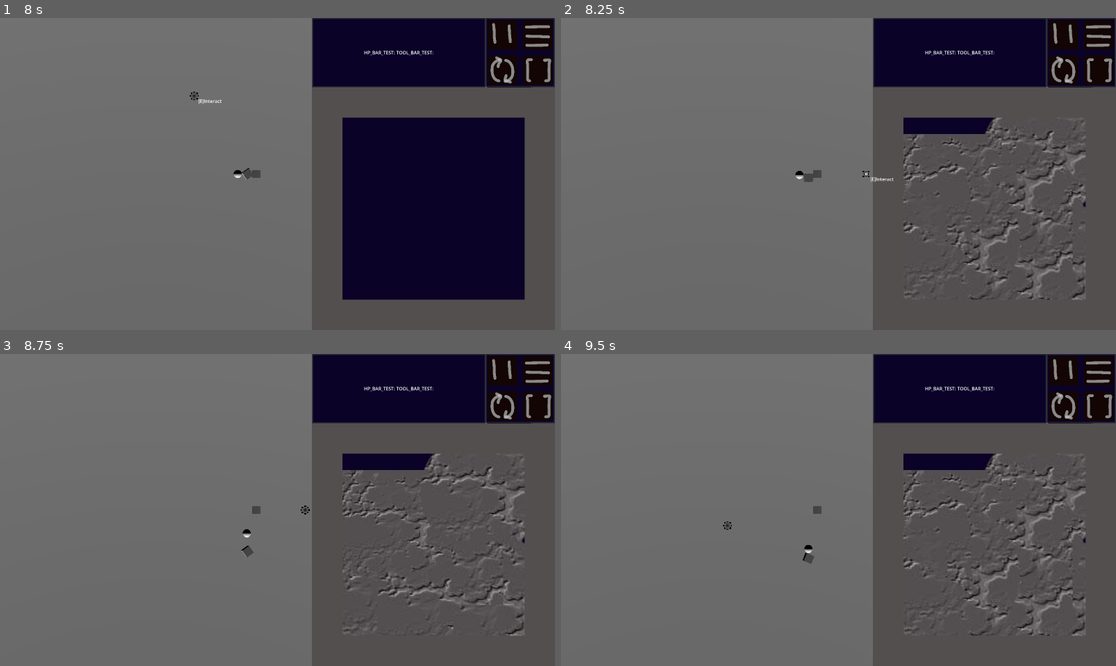
Above: before the commit, frames 1-4 (two rows, left to right).
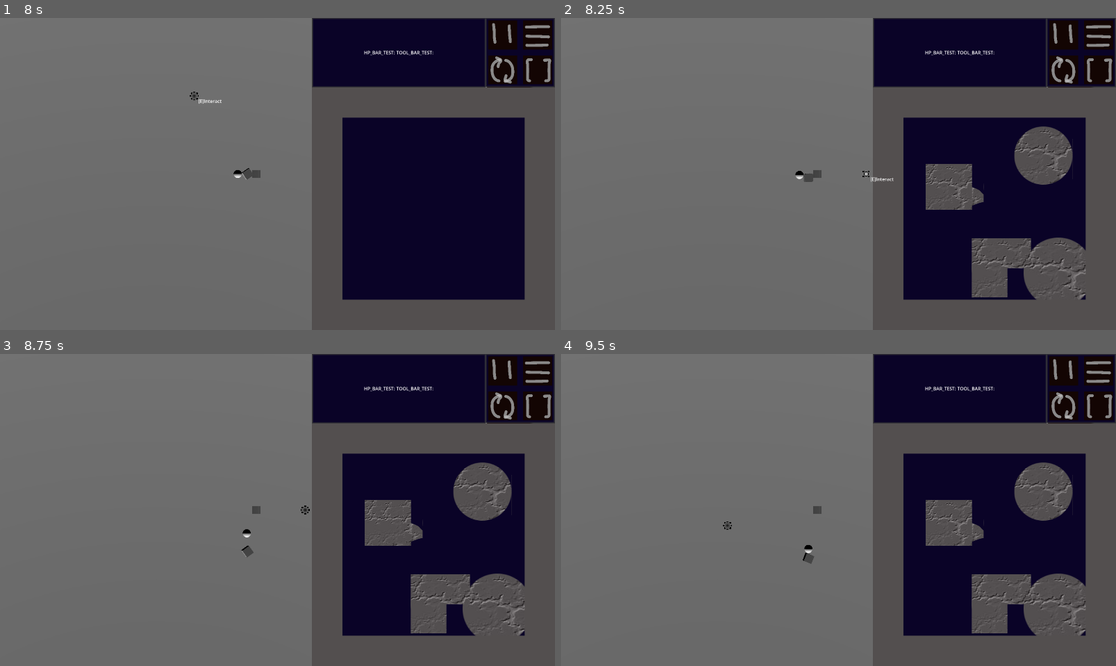
Above: after the commit, the same moments.

Repository: ponosnarassvete/space-shooter
Game: Godot game, scene res://scenes/core_scene_node.tscn
Two runs of this game, one before a commit and one after it. Both use one fixed random seed, a clock stepped at 60 frames per second and the inputs below.
Inputs (mouse positions are in pixels of both pictures, inside the frame that each line leads up to):
- Up to frame 1 (8 s): click (505, 71) at 0.5 s; click (538, 71) at 1.25 s; click (538, 33) at 2 s; click (505, 33) at 2.75 s; tap Enter at 3.5, 5, 7.25 s; move the mouse to (399, 158) at 3.52 s; hold D (player_right) 3.53-4.25 s; hold E (player_interact) 3.53-4.25 s; click (399, 158) at 3.67 s; tap Space at 4.25, 6.5 s; drag from (166, 189) to (249, 236) at 4.27 s; move the mouse to (333, 105) at 5.02 s; hold D (player_right) 5.03-5.75 s; tap Shift (player_sprint) at 5.1 s; click (333, 105) at 5.17 s; drag from (249, 236) to (111, 127) at 5.77 s; move the mouse to (444, 220) at 6.52 s; hold A (player_left) 6.53-7.25 s; click (444, 220) at 6.6 s; drag from (111, 127) to (194, 96) at 7.27 s
- Up to frame 2 (8.25 s): tap Space at 8 s; move the mouse to (866, 174) at 8.02 s; hold S (player_down) from 8.03 s (still down); hold E (player_interact) from 8.03 s (still down); click (866, 174) at 8.17 s
- Up to frame 3 (8.75 s): keep holding S (player_down); keep holding E (player_interact)
- Up to frame 4 (9.5 s): release S (player_down) at 8.75 s; release E (player_interact) at 8.75 s; drag from (755, 432) to (727, 525) at 8.77 s

Frame 1 is identical in both runs. In frame 2, 13% of the frame differs, in the area x 61-95%, y 31-91%; in frame 3, 13%; in frame 4, 13%.

Commit message:
clamp_2d node struggle

Diff:
--- a/scenes/core_scene_node.tscn
+++ b/scenes/core_scene_node.tscn
@@ -15,6 +15,7 @@
 [node name="Core_Scene_Node" type="Node"]
 
 [node name="SubViewportContainer" type="SubViewportContainer" parent="."]
+z_index = 1
 offset_right = 40.0
 offset_bottom = 40.0
 
@@ -50,7 +51,7 @@
 transform = Transform3D(1, 0, 0, 0, 1, 0, 0, 0, 1, 12.4008, -0.0496693, 0)
 
 [node name="Interaction_Area_3D" parent="SubViewportContainer/SubViewport/Puzzle_Box_Test" index="1" node_paths=PackedStringArray("manager")]
-manager = NodePath("../../../Interface/Other/Interaction_Manager")
+manager = NodePath("../../../../Interface/Other/Interaction_Manager")
 
 [node name="Level" type="Node" parent="SubViewportContainer/SubViewport"]
 
@@ -76,40 +77,42 @@
 script = ExtResource("6_wdeo8")
 camera = NodePath("../../SubViewport/Characters/Player_Node/Player_Camera")
 
-[node name="Interface" parent="SubViewportContainer" instance=ExtResource("7_1wt61")]
-layout_mode = 2
+[node name="Interface" parent="." instance=ExtResource("7_1wt61")]
 
-[node name="TextureRect" parent="SubViewportContainer/Interface/NinePatchRect/Puzzle" index="1"]
+[node name="TextureRect" parent="Interface/NinePatchRect/Puzzle" index="1"]
 z_index = 19
 
-[node name="Puzzle_Test" parent="SubViewportContainer/Interface/NinePatchRect/Puzzle" index="2" node_paths=PackedStringArray("interaction_area", "base") instance=ExtResource("8_2lt5n")]
-interaction_area = NodePath("../../../../SubViewport/Puzzle_Box_Test/Interaction_Area_3D")
+[node name="Puzzle_Test" parent="Interface/NinePatchRect/Puzzle" index="2" node_paths=PackedStringArray("interaction_area", "base") instance=ExtResource("8_2lt5n")]
+interaction_area = NodePath("../../../../SubViewportContainer/SubViewport/Puzzle_Box_Test/Interaction_Area_3D")
 base = NodePath("Base_Rubbish")
 
-[node name="Base_Rubbish" parent="SubViewportContainer/Interface/NinePatchRect/Puzzle/Puzzle_Test" index="0"]
+[node name="Base_Rubbish" parent="Interface/NinePatchRect/Puzzle/Puzzle_Test" index="0"]
 visible = false
 position = Vector2(1480, 632)
 
-[node name="Dragging_2D" parent="SubViewportContainer/Interface/NinePatchRect/Puzzle/Puzzle_Test/Base_Rubbish" index="0" node_paths=PackedStringArray("interface_rect")]
+[node name="Dragging_2D" parent="Interface/NinePatchRect/Puzzle/Puzzle_Test/Base_Rubbish" index="0" node_paths=PackedStringArray("interface_rect")]
 interface_rect = NodePath("../../ReferenceRect")
 
-[node name="ReferenceRect" type="ReferenceRect" parent="SubViewportContainer/Interface/NinePatchRect/Puzzle/Puzzle_Test"]
+[node name="Clamp_2D" parent="Interface/NinePatchRect/Puzzle/Puzzle_Test/Base_Rubbish" index="1" node_paths=PackedStringArray("interface_rect")]
+interface_rect = NodePath("../../ReferenceRect")
+
+[node name="ReferenceRect" type="ReferenceRect" parent="Interface/NinePatchRect/Puzzle/Puzzle_Test"]
 offset_left = 1184.0
 offset_top = 344.0
 offset_right = 1816.0
 offset_bottom = 976.0
 border_width = 2.2
 
-[node name="Other" type="Node" parent="SubViewportContainer/Interface"]
+[node name="Other" type="Node" parent="Interface"]
 
-[node name="Interaction_Manager" parent="SubViewportContainer/Interface/Other" node_paths=PackedStringArray("player") instance=ExtResource("4_frdse")]
-player = NodePath("../../../SubViewport/Characters/Player_Node/Player")
+[node name="Interaction_Manager" parent="Interface/Other" node_paths=PackedStringArray("player") instance=ExtResource("4_frdse")]
+player = NodePath("../../../SubViewportContainer/SubViewport/Characters/Player_Node/Player")
 offset_x = 6.0
 offset_y = 6.0
 
 [editable path="SubViewportContainer/SubViewport/Characters/Player_Node"]
 [editable path="SubViewportContainer/SubViewport/Characters/Enemy_Node"]
 [editable path="SubViewportContainer/SubViewport/Puzzle_Box_Test"]
-[editable path="SubViewportContainer/Interface"]
-[editable path="SubViewportContainer/Interface/NinePatchRect/Puzzle/Puzzle_Test"]
-[editable path="SubViewportContainer/Interface/NinePatchRect/Puzzle/Puzzle_Test/Base_Rubbish"]
+[editable path="Interface"]
+[editable path="Interface/NinePatchRect/Puzzle/Puzzle_Test"]
+[editable path="Interface/NinePatchRect/Puzzle/Puzzle_Test/Base_Rubbish"]
--- a/scenes/objects/base_rubbish.tscn
+++ b/scenes/objects/base_rubbish.tscn
@@ -1,7 +1,8 @@
-[gd_scene load_steps=3 format=3 uid="uid://cu4m2gm5eoqge"]
+[gd_scene load_steps=4 format=3 uid="uid://cu4m2gm5eoqge"]
 
 [ext_resource type="Texture2D" uid="uid://dl1ihisy42byl" path="res://textures/ui/rubbish.png" id="1_e45g1"]
 [ext_resource type="Script" path="res://scripts/environment/puzzles/dragging_2d.gd" id="2_nyihe"]
+[ext_resource type="Script" path="res://scripts/environment/puzzles/clamp_2d.gd" id="3_eiuy8"]
 
 [node name="Base_Rubbish" type="Sprite2D"]
 texture_filter = 2
@@ -12,3 +13,7 @@
 [node name="Dragging_2D" type="Node" parent="." node_paths=PackedStringArray("sprite")]
 script = ExtResource("2_nyihe")
 sprite = NodePath("..")
+
+[node name="Clamp_2D" type="Node" parent="." node_paths=PackedStringArray("object")]
+script = ExtResource("3_eiuy8")
+object = NodePath("..")
--- a/scenes/objects/puzzle_test.tscn
+++ b/scenes/objects/puzzle_test.tscn
@@ -5,7 +5,5 @@
 
 [node name="Puzzle_Test" type="Node"]
 script = ExtResource("1_ac74t")
-scale_upper = 4.0
-scale_lower = 2.5
 
 [node name="Base_Rubbish" parent="." instance=ExtResource("2_iu1fb")]
--- /dev/null
+++ b/scripts/environment/puzzles/clamp_2d.gd
@@ -0,0 +1,10 @@
+class_name Clamp_2D
+extends Node
+
+@export var interface_rect: ReferenceRect
+@export var object: Node2D
+
+func _process(delta: float) -> void:
+	pass
+	#object.global_position.x = clamp(object.position.x, interface_rect.position.x, interface_rect.position.x + interface_rect.size.x)
+	#object.global_position.x = clamp(object.position.y, interface_rect.position.y, interface_rect.position.y + interface_rect.size.y)
--- a/scripts/environment/puzzles/dragging_2d.gd
+++ b/scripts/environment/puzzles/dragging_2d.gd
@@ -25,6 +25,7 @@
 
 	if event is InputEventMouseMotion and dragging:
 		# Update sprite position while dragging
+		#pass
 		sprite.global_position = clamp_position_to_interface(event.position + offset)
 
 # Function to clamp the position so the sprite stays within the UI region
--- a/scripts/environment/puzzles/puzzle_test.gd
+++ b/scripts/environment/puzzles/puzzle_test.gd
@@ -6,6 +6,7 @@
 @export var offset: float = 500.0
 @export var scale_upper: float = 2.0
 @export var scale_lower: float = 1.0
+@export var amount: int = 5
 
 var interactable = true
 var interaction
@@ -19,10 +20,10 @@
 		object.scale = Vector2(scale, scale)
 		object.show()
 
-func puzzle_init(difficulty = 10):
+func puzzle_init():
 	if interactable:
 		var rubbish = []
-		for n in difficulty:
+		for n in amount:
 			var sprite2d = base.duplicate()
 			rubbish.append(sprite2d)
 			scatter(sprite2d)
